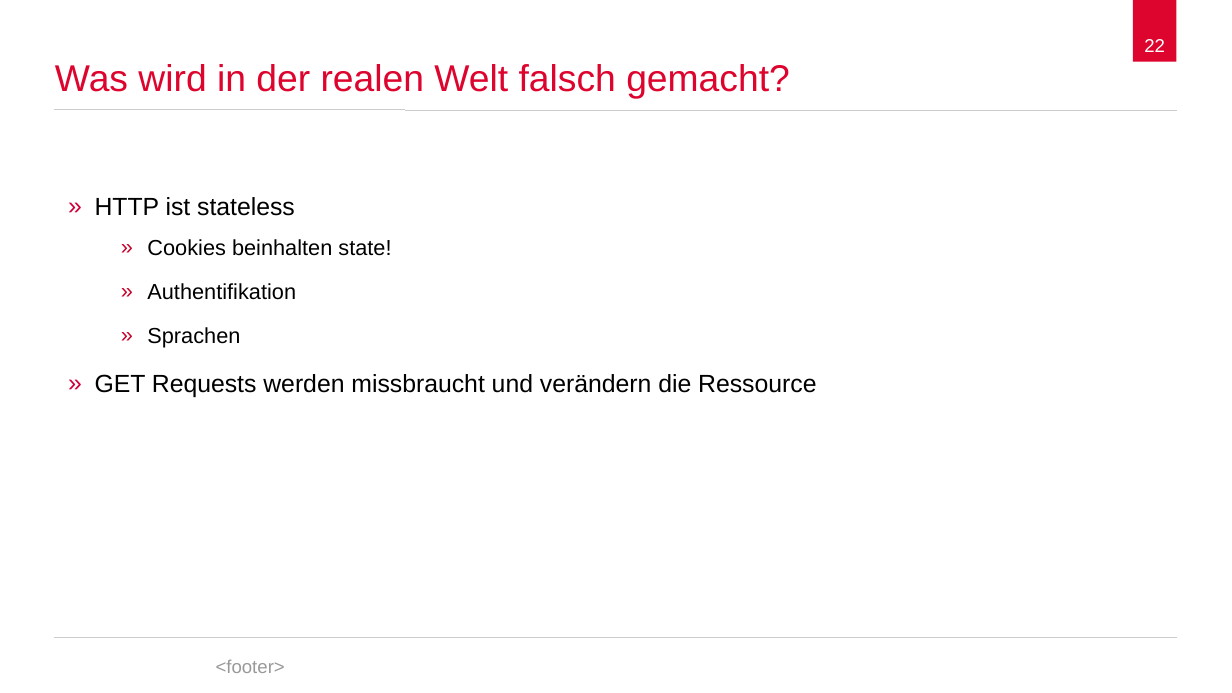
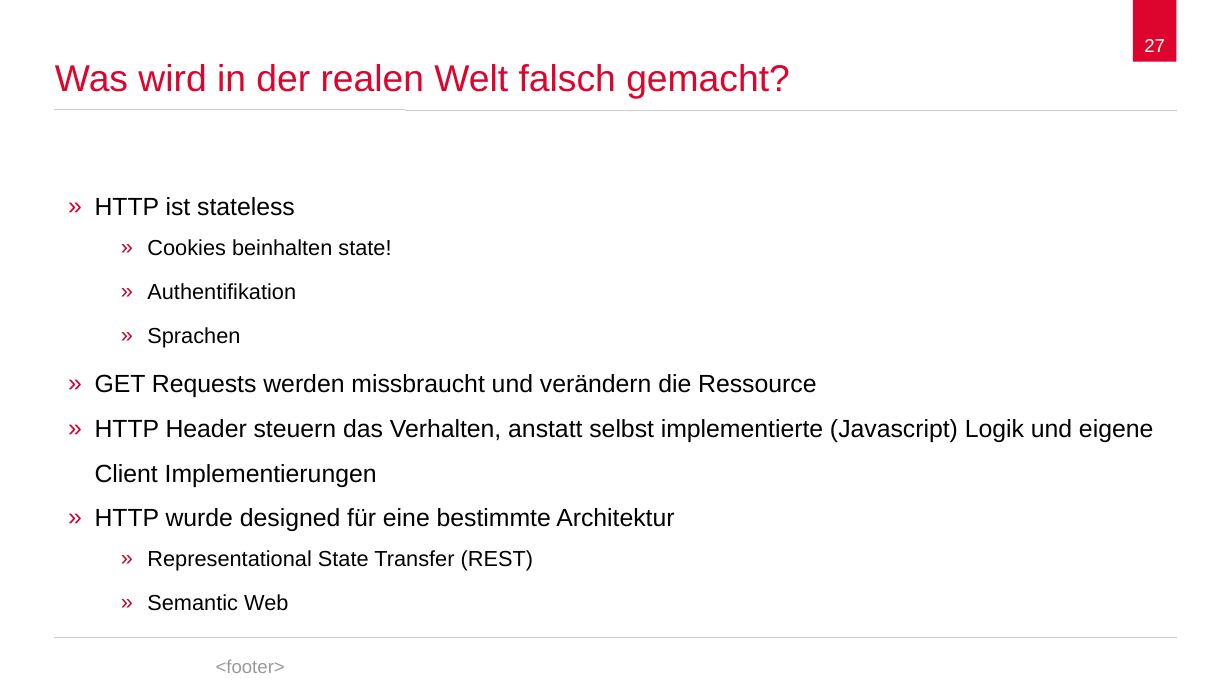
Before and after one commit to spaceone/presentations, a slide deck: slide 27 of hypertext-transfer-protocol/2017-12-05-hypertext-transfer-protocol.odp (slide 22 before the commit). Drawn at 1232x693 pixels with LibreOffice and Linux fonts; fonts in the diff are those of the drawing; background and template pictures are left out. Boxes give left, top, right and bottom in pixels: in the first picture for what was removed or moved away, otherwise in the second. Text is boxed around its words. In the diff, an @@ line names an element or a change of style, - is before the commit and + after.

```diff
--- a/hypertext-transfer-protocol/2017-12-05-hypertext-transfer-protocol.odp
+++ b/hypertext-transfer-protocol/2017-12-05-hypertext-transfer-protocol.odp
@@ page number at (x1=1144, y1=39, x2=1165, y2=52): text changed @@
-22
+27
@@ text at (x1=95, y1=419, x2=1153, y2=611): paragraphs added @@
+» HTTP Header steuern das Verhalten, anstatt selbst implementierte (Javascript) Logik und eigene Client Implementierungen
+» HTTP wurde designed für eine bestimmte Architektur
+    » Representational State Transfer (REST)
+    » Semantic Web
```
Also in this commit, not shown: 10 other slides changed, 5 slides added.
